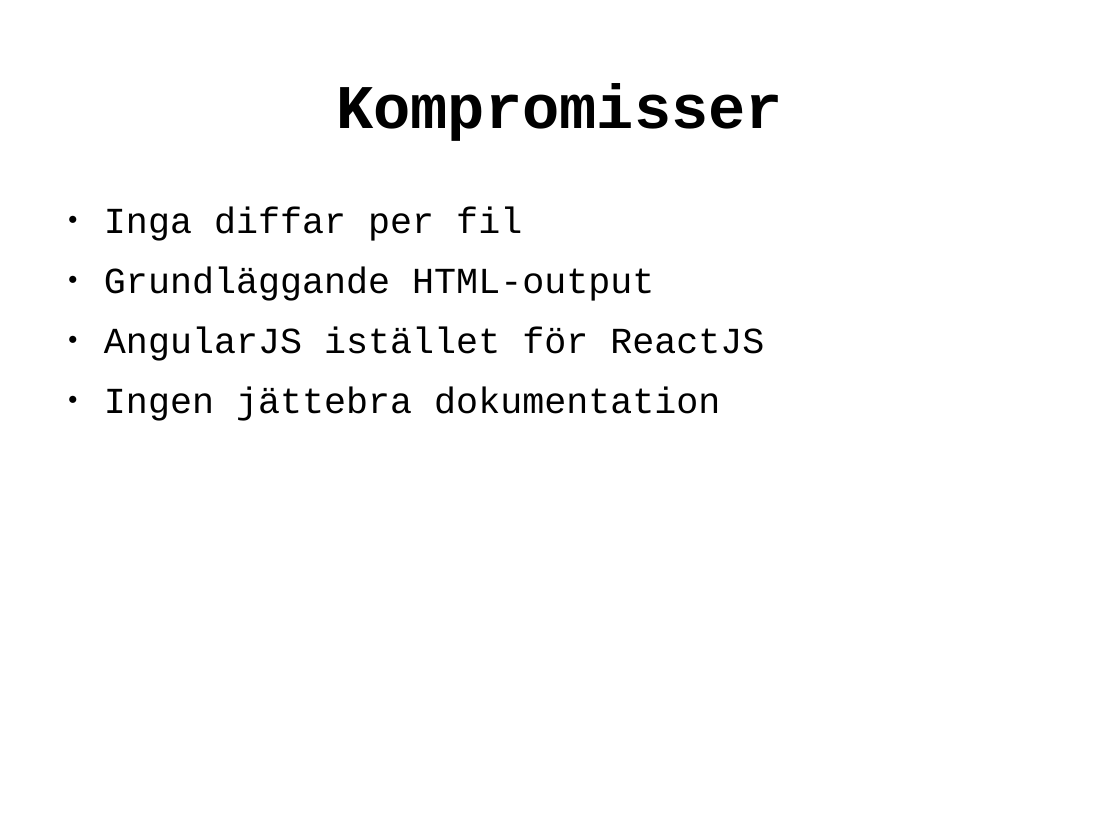
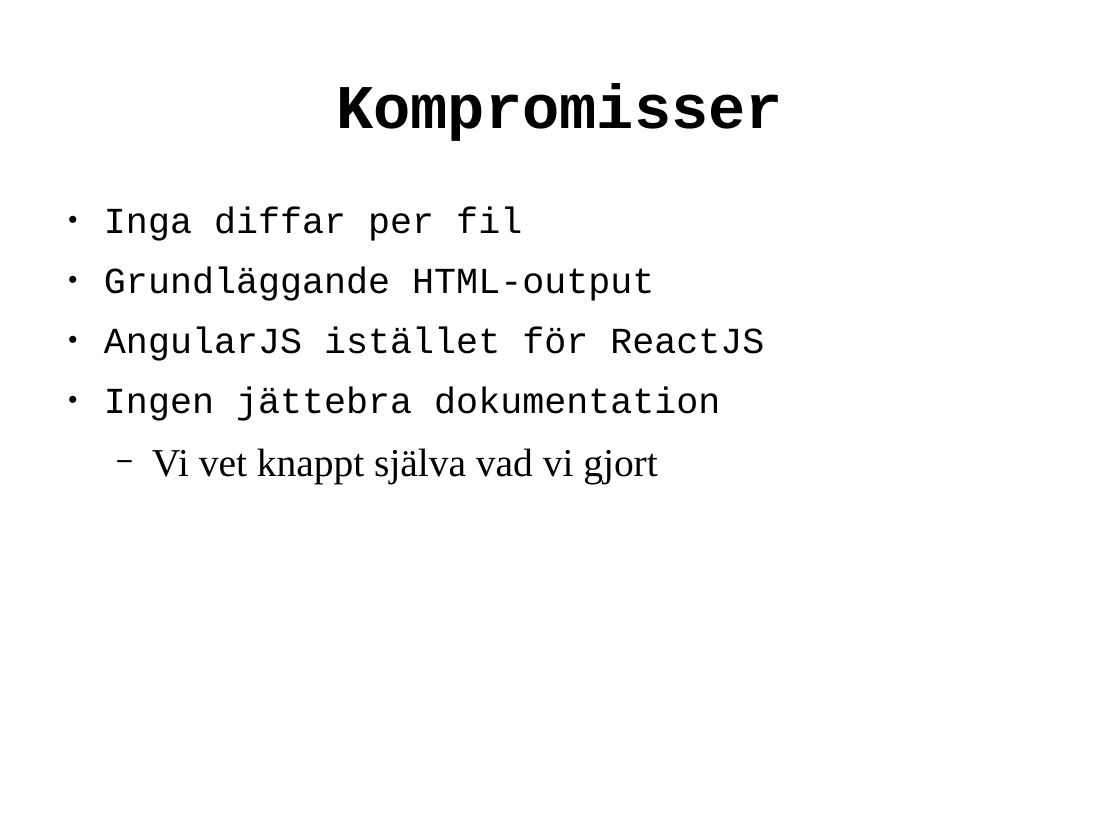
Before and after one commit to erlaan/git2web, a slide deck: slide 8 of log/presentation.odp. Drawn at 1120x840 pixels with LibreOffice and Linux fonts; fonts in the diff are those of the drawing. Boxes give left, top, right and bottom in pixels: in the first picture for what was removed or moved away, otherwise in the second. Text is boxed around its words. In the diff, an @@ line names an element or a change of style, - is before the commit and + after.

```diff
--- a/log/presentation.odp
+++ b/log/presentation.odp
@@ text at <box>152,448,657,484</box>: paragraph added @@
+  − Vi vet knappt själva vad vi gjort
```
Also in this commit, not shown: 4 other slides changed, 3 slides added, 2 slides removed, 4 other files.
